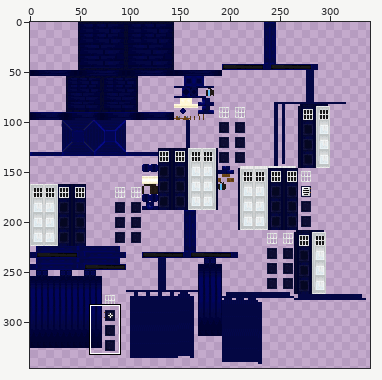
Sprite sheet, stored at src/main/resources/assets/awt/textures/blockentities/exteriors/policebox/policebox.png. Above, an overview of the earlier version with the close-up marked.
Close-up. The starting point:
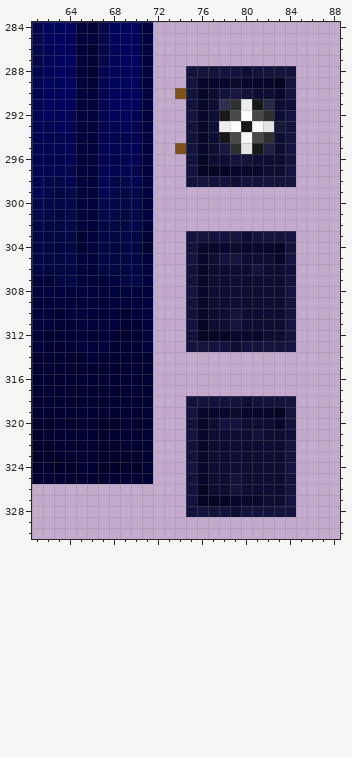
The file is 512x512 pixels. Pixels under 10% opacity are left out. Colours within 5 levels of each other are drawn and written as one. Shown: x 61..88, y 284..330. The wide view leaves out empty margins. The commit also changed other parts of the picture, which this record leaves out.
The same view after the edit:
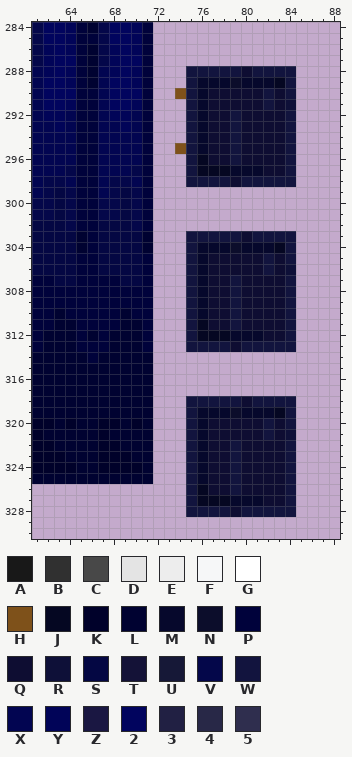
Palette (. is transparent): A #181818  B #303030  C #484848  D #e4e4e4  E #ededed  F #f6f7f8  G #ffffff  H #7e511a  J #050722  K #00012a  L #000231  M #06082c  N #0c0d2b  P #00023b  Q #0e0d32  R #0e1038  S #040743  T #141237  U #161837  V #04074a  W #12143e  X #020551  Y #010458  Z #1a1742  2 #01045e  3 #212043  4 #282847  5 #2f2e4e
Edits made:
{"y":290,"x":78,"old":"WZT","new":"QQQ"}
{"y":290,"x":82,"old":"QM","new":"WQ"}
{"y":291,"x":78,"old":"5BEA4","new":"QQQQW"}
{"y":292,"x":78,"old":"ACGCB","new":"QWQQQ"}
{"y":293,"x":77,"old":"REGAFDU","new":"QQWQQQQ"}
{"y":294,"x":78,"old":"ACFCB","new":"QWQQQ"}
{"y":295,"x":78,"old":"ZBDA3","new":"QWQQQ"}
{"y":296,"x":80,"old":"T","new":"Q"}
{"y":305,"x":78,"old":"WW","new":"QQ"}
{"y":305,"x":82,"old":"QM","new":"WQ"}
{"y":306,"x":81,"old":"WQ","new":"QW"}
{"y":307,"x":79,"old":"Q","new":"W"}
{"y":308,"x":79,"old":"Q","new":"W"}
{"y":309,"x":79,"old":"Q","new":"W"}
{"y":320,"x":78,"old":"WW","new":"QQ"}
{"y":320,"x":82,"old":"QM","new":"WQ"}
{"y":321,"x":81,"old":"WQ","new":"QW"}
{"y":322,"x":79,"old":"Q","new":"W"}
{"y":323,"x":79,"old":"Q","new":"W"}
{"y":324,"x":79,"old":"Q","new":"W"}
{"label":"changed","picture_box":[208,88,285,165]}
{"label":"changed","picture_box":[219,253,285,308]}
{"label":"changed","picture_box":[219,418,285,473]}
